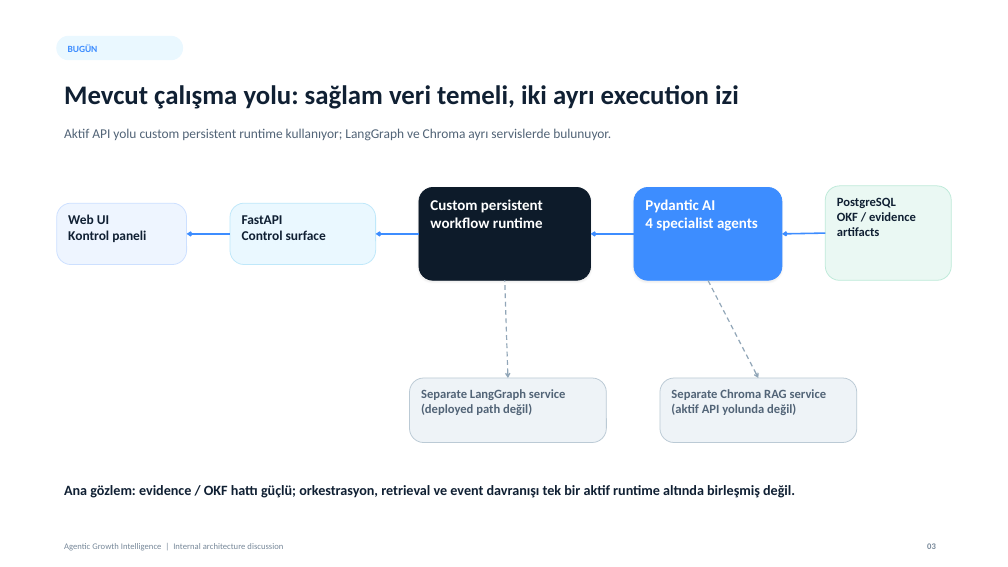
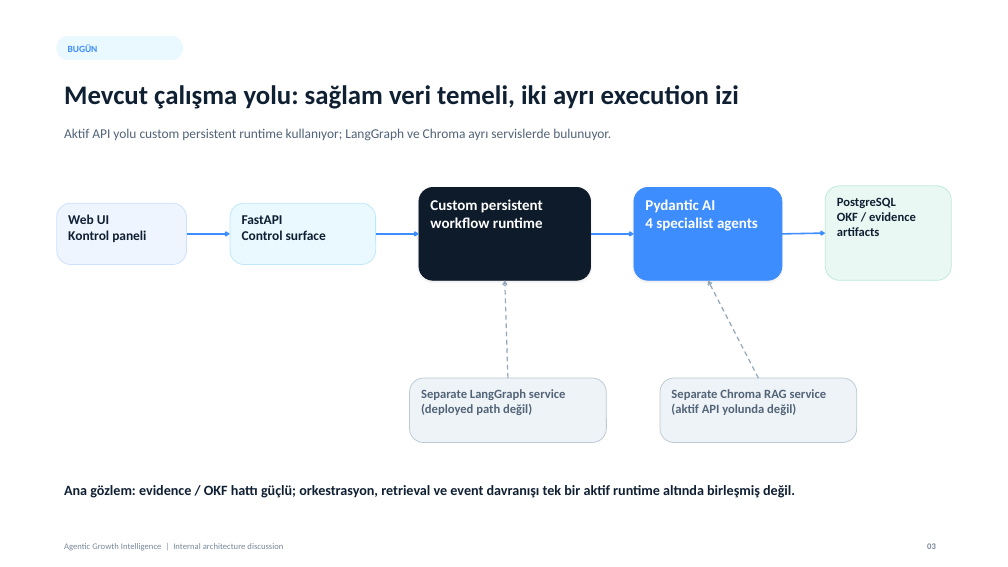
Before and after one commit to beratolmez/agenstfer-agi, a slide deck: slide 3 of AGI_Architecture_Meeting_Deck.pptx. Drawn at 1008x567 pixels with LibreOffice and Linux fonts; fonts in the diff are those of the drawing. Boxes give left, top, right and bottom in pixels: in the first picture for what was removed or moved away, otherwise in the second. Text is boxed around its words. In the diff, an @@ line names an element or a change of style, - is before the commit and + after.

```diff
--- a/AGI_Architecture_Meeting_Deck.pptx
+++ b/AGI_Architecture_Meeting_Deck.pptx
@@ arrow (187, 234) - (230, 234): arrowheads changed @@
@@ arrow (376, 234) - (419, 234): arrowheads changed @@
@@ arrow (591, 234) - (634, 234): arrowheads changed @@
@@ arrow (782, 234) - (826, 233): arrowheads changed @@
@@ arrow (508, 378) - (505, 281): arrowheads changed @@
@@ arrow (758, 378) - (708, 281): arrowheads changed @@
```
Also in this commit, not shown: 3 other slides changed, 16 other files.
